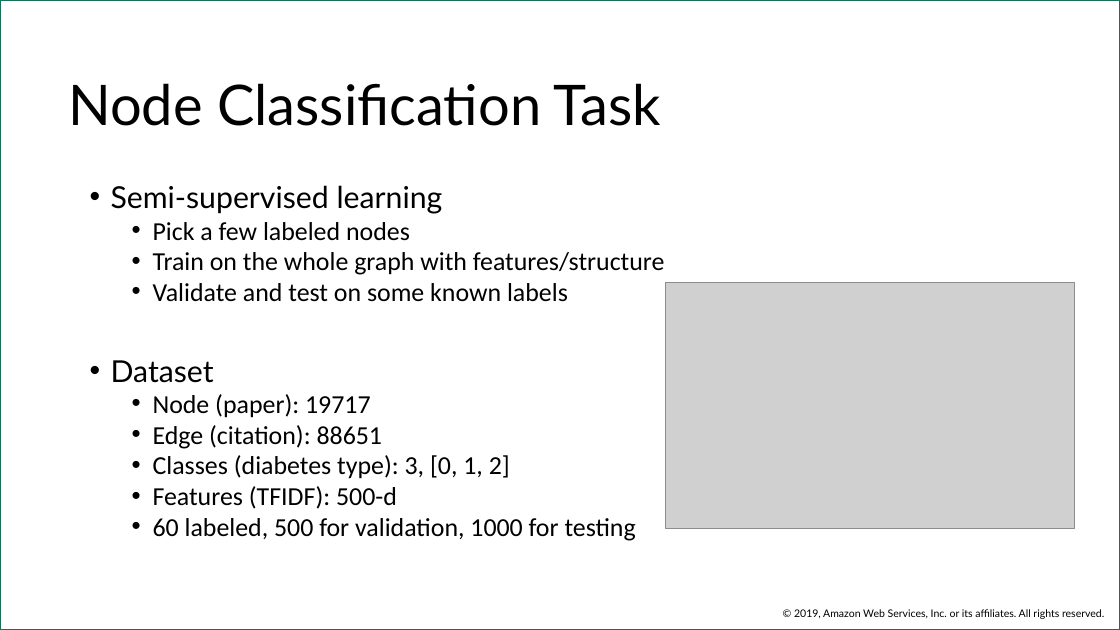
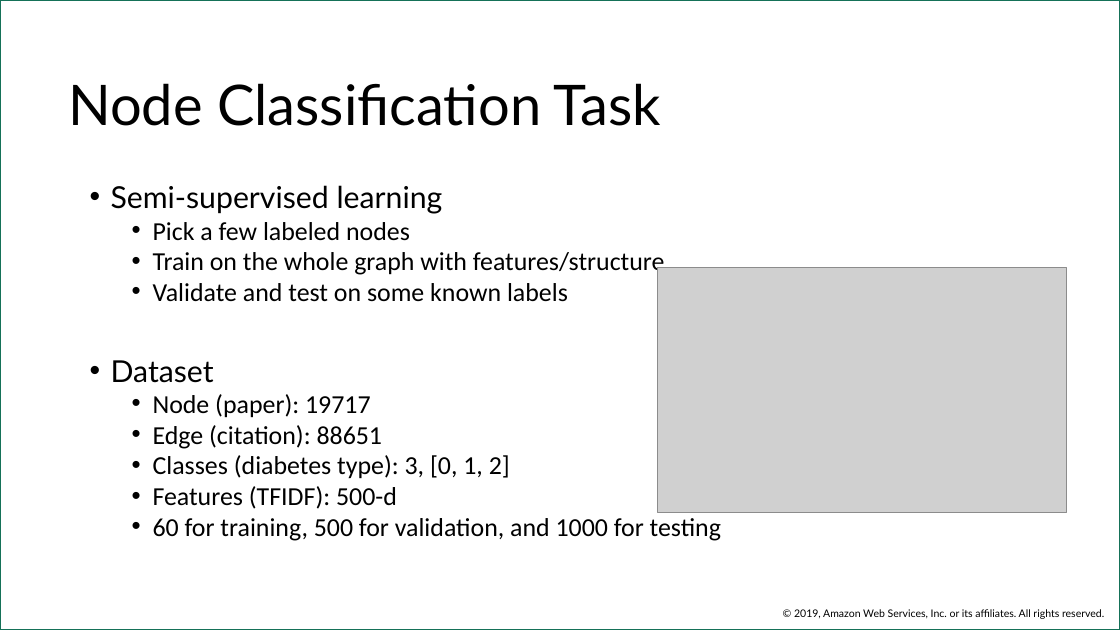
Before and after one commit to 596050/DGL_Internal_Workshop_April2020, a slide deck: slide 3 of Session06-v1.pptx. Drawn at 1120x630 pixels with LibreOffice and Linux fonts; fonts in the diff are those of the drawing; grey boxes stand for pictures; background and template pictures are left out. Boxes give left, top, right and bottom in pixels: in the first picture for what was removed or moved away, otherwise in the second. Text is boxed around its words. In the diff, an @@ line names an element or a change of style, - is before the commit and + after.

```diff
--- a/Session06-v1.pptx
+++ b/Session06-v1.pptx
@@ picture: place and size @@
-picture at (666, 283, 1075, 528)
+picture at (658, 267, 1066, 513)
@@ text at (153, 518, 721, 541): text changed @@
-  • 60 labeled, 500 for validation, 1000 for testing
+  • 60 for training, 500 for validation, and 1000 for testing
```
Also in this commit, not shown: 1 other slide changed, 3 other files.
